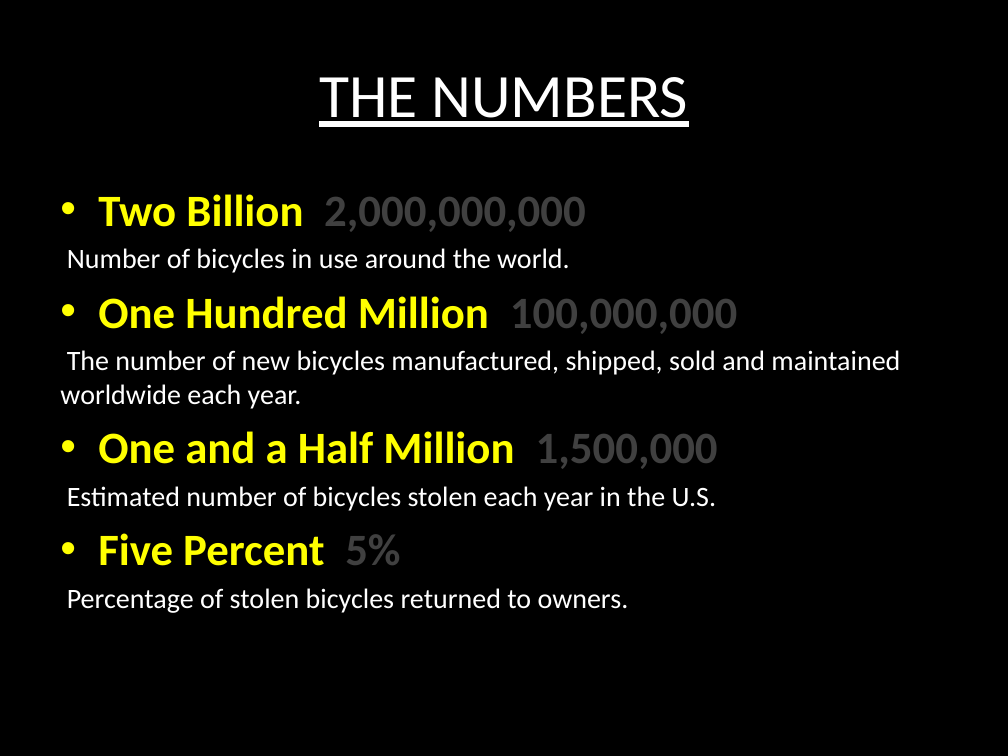
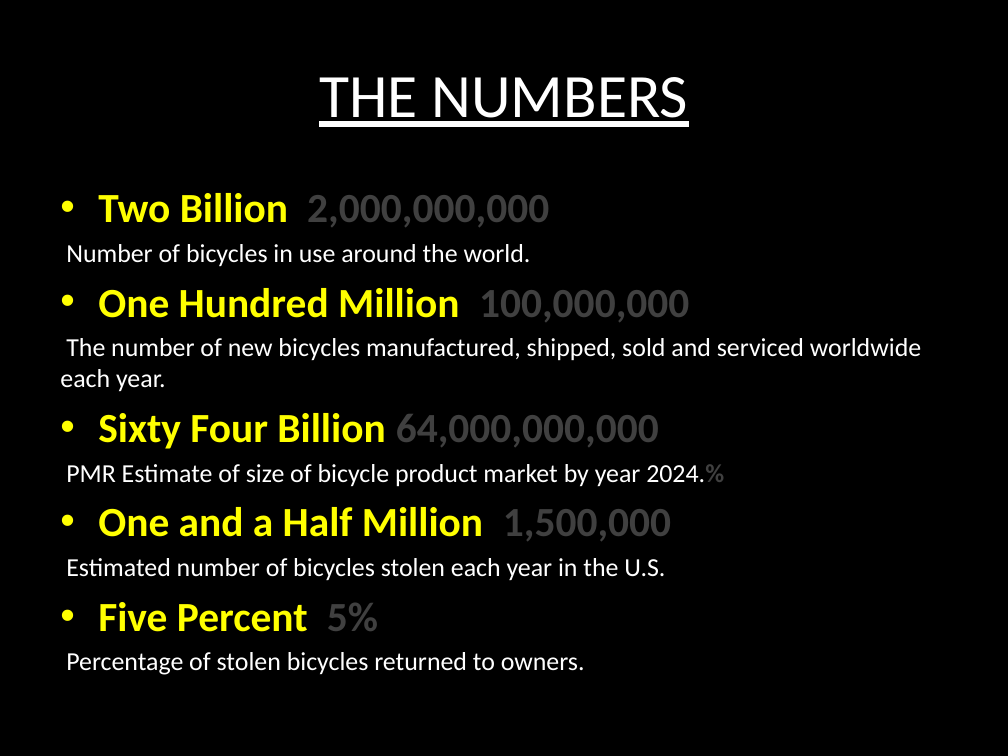
Before and after one commit to BikeDeed/BikeDeedWebsite, a slide deck: slide 2 of BikeDeedPitchDeck.pptx. Drawn at 1008x756 pixels with LibreOffice and Linux fonts; fonts in the diff are those of the drawing. Boxes give left, top, right and bottom in pixels: in the first picture for what was removed or moved away, otherwise in the second. Text is boxed around its words. In the diff, an @@ line names an element or a change of style, - is before the commit and + after.

Commit message:
Made a bunch of changes to the wording of the main page, whitepaper and pitch deck.

```diff
--- a/BikeDeedPitchDeck.pptx
+++ b/BikeDeedPitchDeck.pptx
@@ text at (66, 193, 689, 675): size 32 to 29.6 pt in "Two Billion 2,000,000,000", "One Hundred Million 100,000,000", "One and a Half Million 1,500,000", "Five Percent 5%"; size 20 to 18.5 pt in "Number of bicycles in use around the ...", "Estimated number of bicycles stolen each year ...", "Percentage of stolen bicycles returned to owners." @@
@@ text at (60, 338, 921, 487): text changed; size 20 to 18.5 pt @@
-The number of new bicycles manufactured, shipped, sold and maintained worldwide each year.
+The number of new bicycles manufactured, shipped, sold and serviced worldwide each year.
+• Sixty Four Billion 64,000,000,000
+PMR Estimate of size of bicycle product market by year 2024.%
```
Also in this commit, not shown: 6 other slides changed, 2 other files.
